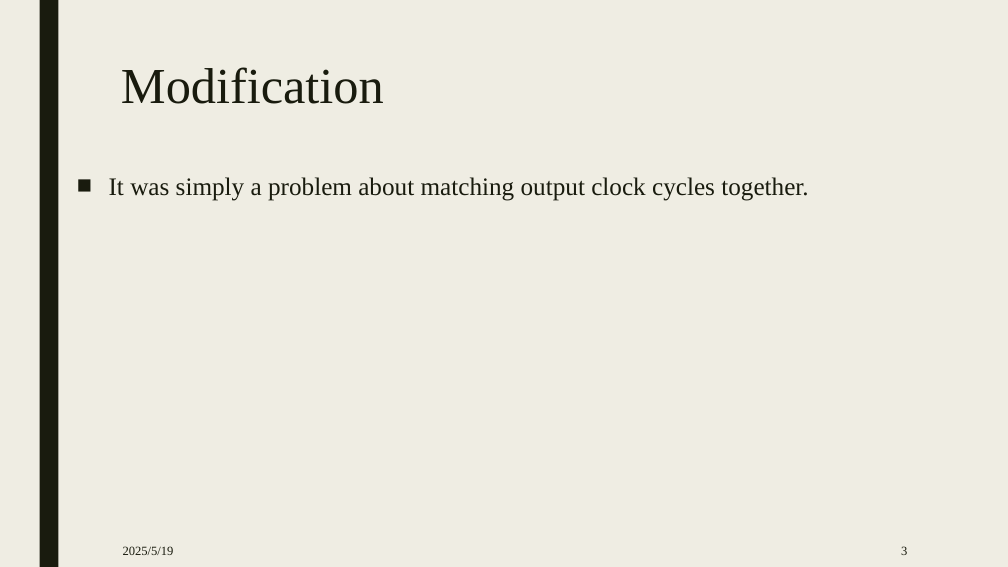
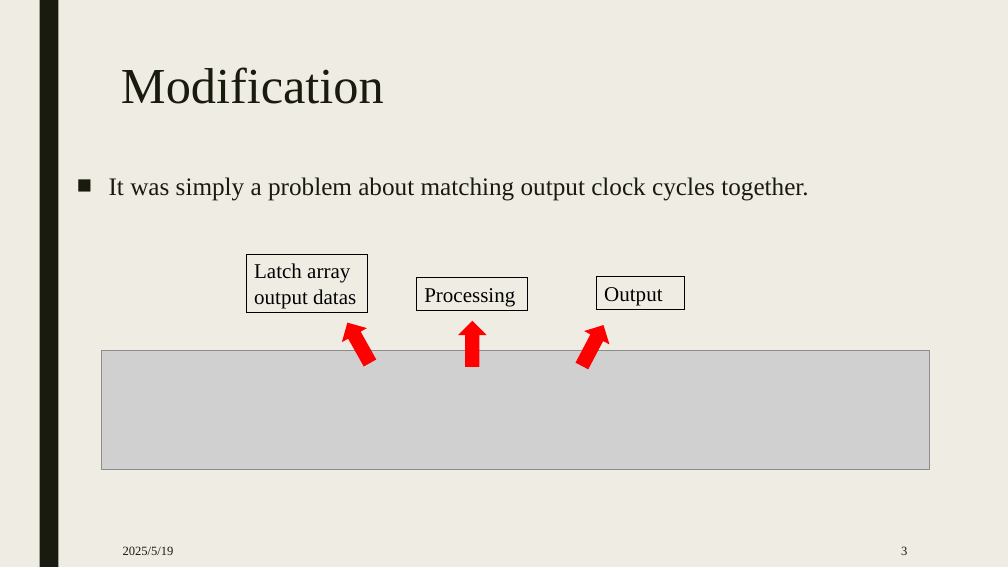
Before and after one commit to ethanhoumic/Matrix_Accelerator, a slide deck: slide 3 of ppt/0520.pptx. Drawn at 1008x567 pixels with LibreOffice and Linux fonts; fonts in the diff are those of the drawing; grey boxes stand for pictures. Boxes give left, top, right and bottom in pixels: in the first picture for what was removed or moved away, otherwise in the second. Text is boxed around its words. In the diff, an @@ line names an element or a change of style, - is before the commit and + after.

```diff
--- a/ppt/0520.pptx
+++ b/ppt/0520.pptx
@@ rectangle added at bbox=[247, 254, 368, 312], outline #000000 0.75 pt, 20 pt, text #000000 @@
+Latch array output datas
@@ rectangle added at bbox=[417, 278, 528, 311], outline #000000 0.75 pt, 20 pt, text #000000 @@
+Processing
@@ rectangle added at bbox=[597, 277, 684, 310], outline #000000 0.75 pt, 20 pt, text #000000 @@
+Output
@@ right arrow added at bbox=[335, 315, 383, 370], fill #FF0000 @@
@@ right arrow added at bbox=[458, 321, 487, 367], fill #FF0000 @@
@@ right arrow added at bbox=[569, 318, 616, 373], fill #FF0000 @@
@@ picture added at bbox=[101, 350, 930, 470] @@
```
Also in this commit, not shown: 3 other slides changed, 3 slides added, 1 other file.
